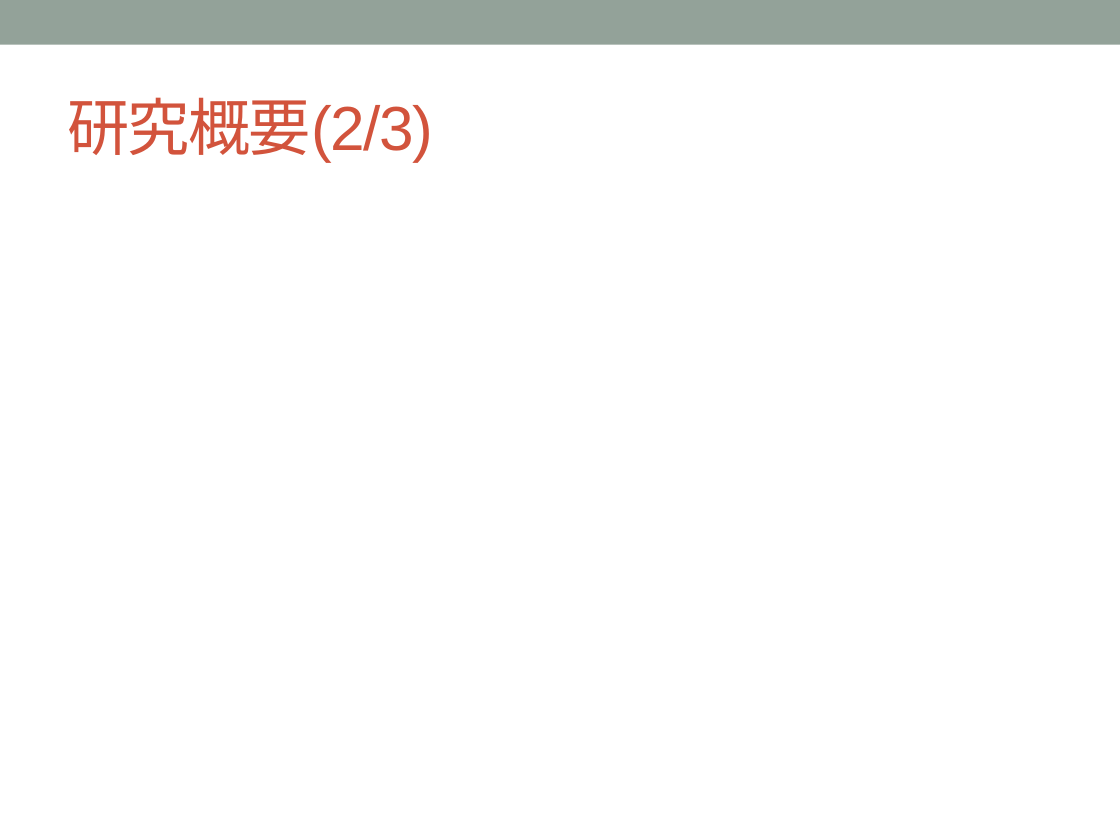
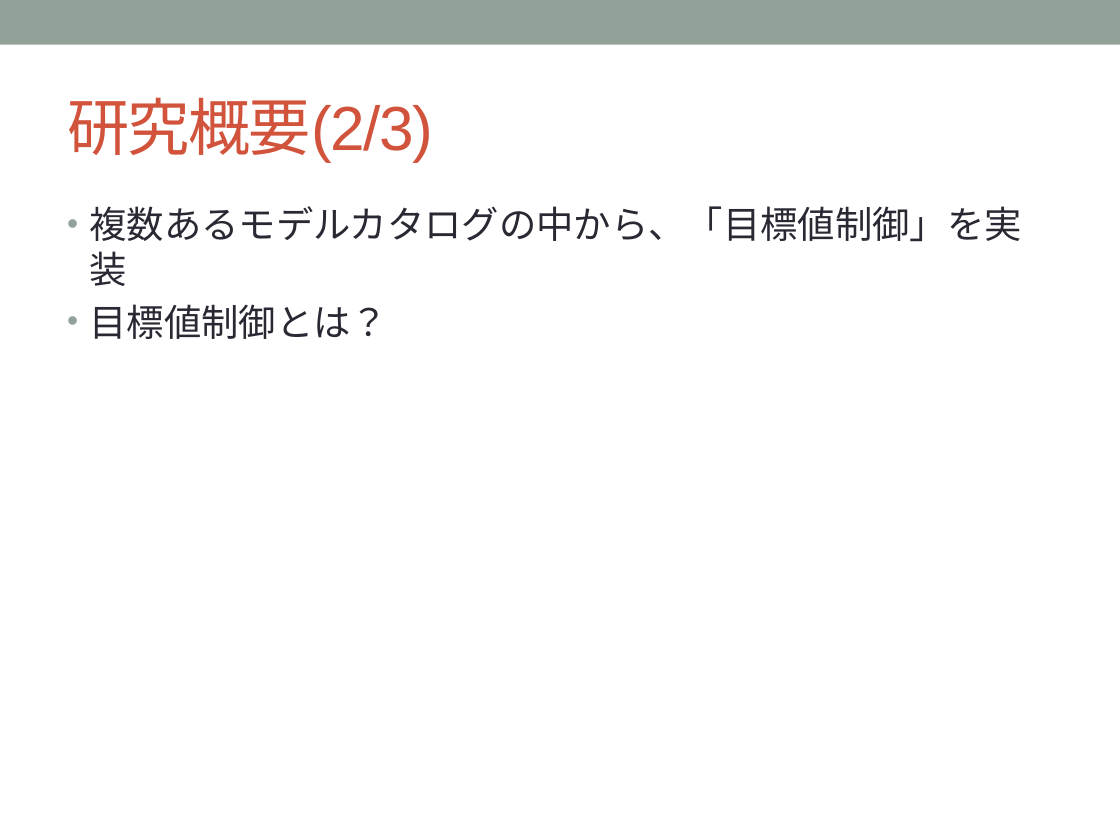
Before and after one commit to YutaNiimura/leJOS-OSEK, a slide deck: slide 11 of 中間発表関連/5I25新村祐太 中間発表スライドver0.1.pptx (slide 12 before the commit). Drawn at 1120x840 pixels with LibreOffice and Linux fonts; fonts in the diff are those of the drawing. Boxes give left, top, right and bottom in pixels: in the first picture for what was removed or moved away, otherwise in the second. Text is boxed around its words. In the diff, an @@ line names an element or a change of style, - is before the commit and + after.

```diff
--- a/中間発表関連/5I25新村祐太 中間発表スライドver0.1.pptx
+++ b/中間発表関連/5I25新村祐太 中間発表スライドver0.1.pptx
@@ text added at (x1=90, y1=206, x2=1022, y2=339), 24 pt, text #292934 @@
+• 複数あるモデルカタログの中から、「目標値制御」を実装
+• 目標値制御とは？
```
Also in this commit, not shown: 6 other slides changed, 1 slide added, 2 slides removed, 5 other files.
